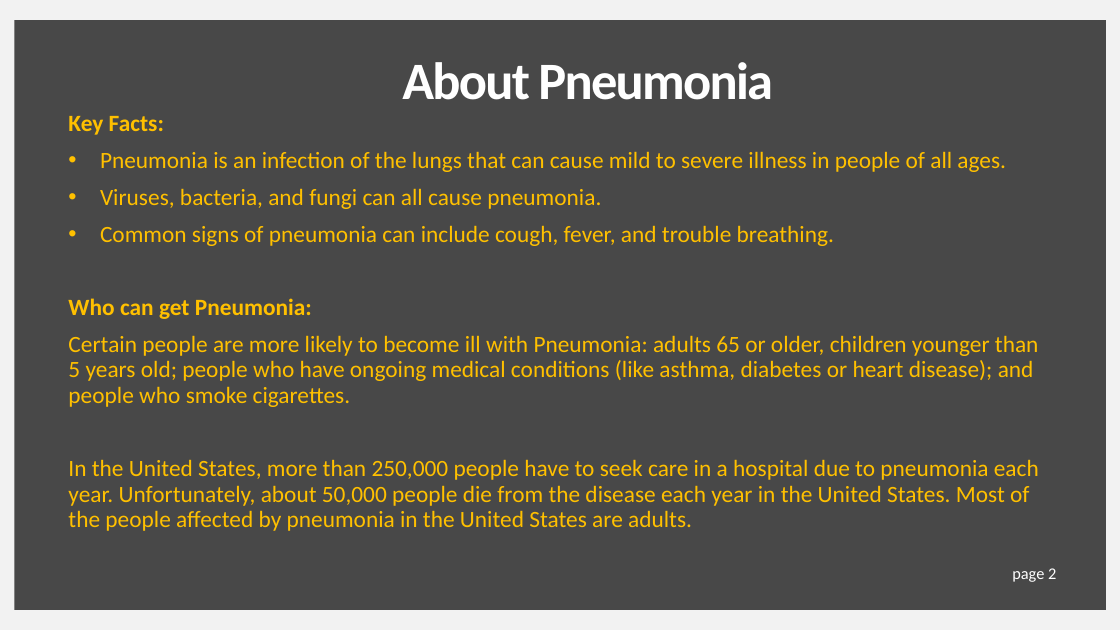
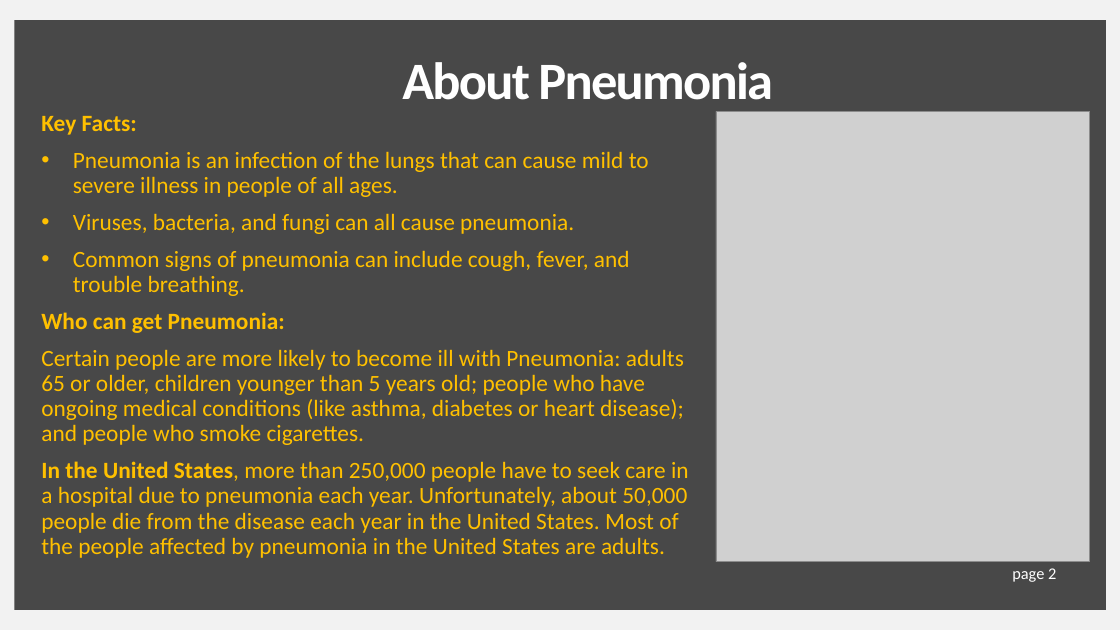
Before and after one commit to GitHub-ccd/pneumonia_detection_CNN_MOD_4, a slide deck: slide 2 of ppt/Pneumonia_detection.pptx. Drawn at 1120x630 pixels with LibreOffice and Linux fonts; fonts in the diff are those of the drawing; grey boxes stand for pictures. Boxes give left, top, right and bottom in pixels: in the first picture for what was removed or moved away, otherwise in the second. Text is boxed around its words. In the diff, an @@ line names an element or a change of style, - is before the commit and + after.

```diff
--- a/ppt/Pneumonia_detection.pptx
+++ b/ppt/Pneumonia_detection.pptx
@@ subtitle "Key Facts:": place and size @@
-subtitle "Key Facts:" at <box>68,116,1039,531</box>
+subtitle "Key Facts:" at <box>41,116,689,558</box>
@@ picture added at <box>716,112,1090,562</box> @@
@@ subtitle at <box>41,461,689,558</box>: bold on in "In the United States," @@
```
Also in this commit, not shown: 8 other slides changed, 2 other files.
